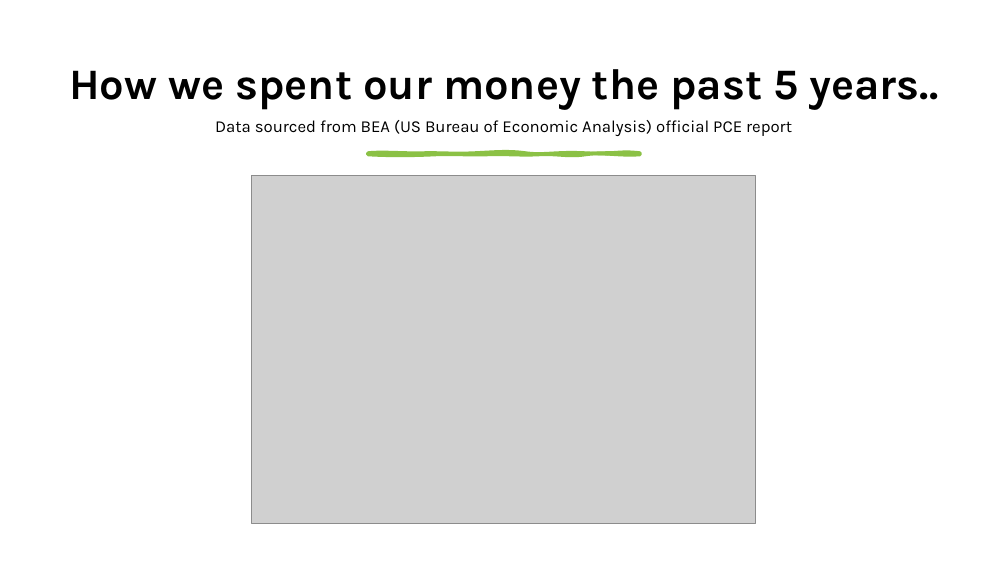
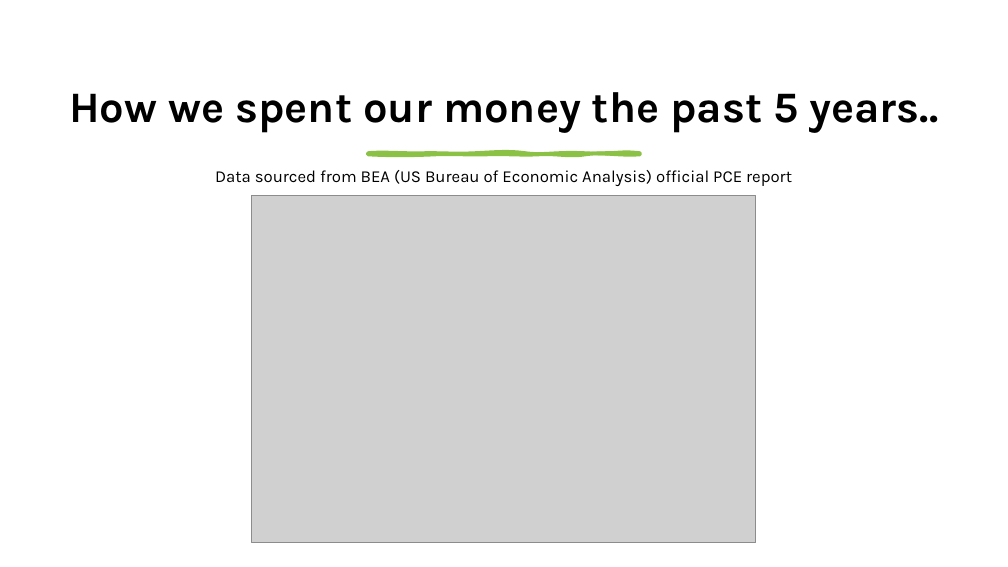
Before and after one commit to staceywai/bootcamp-project, a slide deck: slide 3 of Final Presentation/Bootcamp-Project-1.pptx. Drawn at 1008x567 pixels with LibreOffice and Linux fonts; fonts in the diff are those of the drawing; grey boxes stand for pictures. Boxes give left, top, right and bottom in pixels: in the first picture for what was removed or moved away, otherwise in the second. Text is boxed around its words. In the diff, an @@ line names an element or a change of style, - is before the commit and + after.

```diff
--- a/Final Presentation/Bootcamp-Project-1.pptx
+++ b/Final Presentation/Bootcamp-Project-1.pptx
@@ title "How we spent our money ...": place and size @@
-title "How we spent our money ..." at (69,69,939,110)
+title "How we spent our money ..." at (69,92,939,133)
@@ text "Data sourced from BEA (US ...": place and size @@
-text "Data sourced from BEA (US ..." at (215,120,792,136)
+text "Data sourced from BEA (US ..." at (215,170,792,186)
@@ picture: place and size @@
-picture at (252,176,756,524)
+picture at (252,195,756,543)
```
Also in this commit, not shown: 1 other slide changed, 1 slide added, 1 slide removed.
